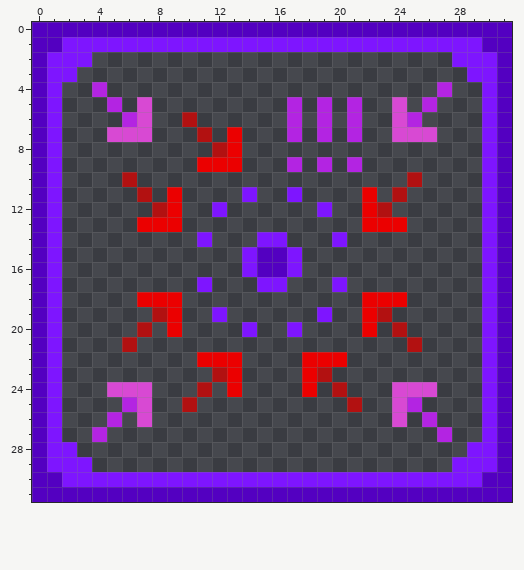
Pixel-art sprite -- Used_art/End toggle.png. The picture above is the old version.
The file is 32x32 pixels.
Once edited:
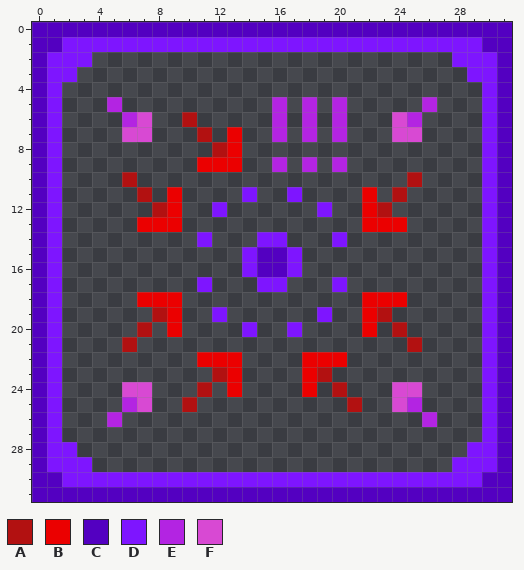
Palette (. is transparent): A #b21111  B #eb0000  C #5300c1  D #7e15ff  E #b324e2  F #d849d3
Edits made:
Colour E is added in rows 5 to 7 at x 16, 18 and 20; in row 9 at x 16, 18 and 20.
The edit erases colour E in row 4 at x 4 and 27; in rows 5 to 7 at x 17, 19 and 21; in row 9 at x 17, 19 and 21; in row 27 at x 4 and 27.
The edit erases colour F in row 5 at x 7 and 24; in row 7 at x 5 and 26; in row 24 at x 5 and 26; in row 26 at x 7 and 24.
